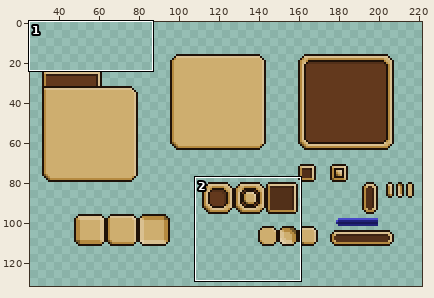
Edited in one commit: sprite sheet (Art/16x16 Pixel Art Roguelike (Forest) Pack/ui/UI-base.png). The first picture is a wide view before the edit; the outline marks the close-up.
Close-up. Before:
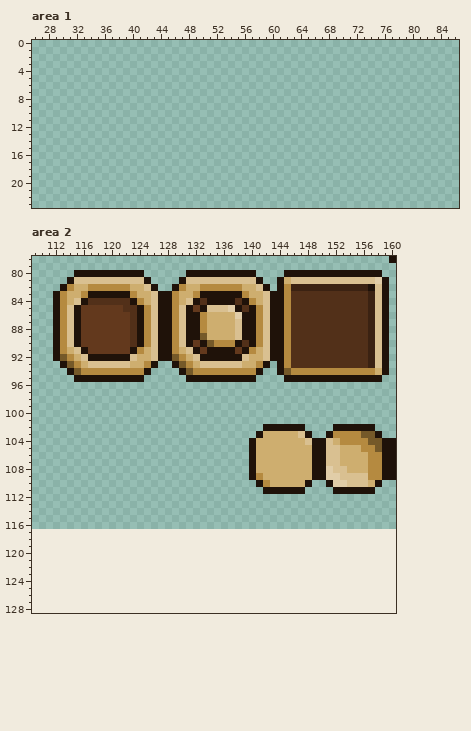
The file is 225x117 pixels. Colours within 5 levels of each other are drawn and written as one. Shown: area 1: x 26..86, y 0..23; area 2: x 109..160, y 78..128. The old version is drawn lined up with the new one, on the new canvas. The wide view leaves out empty margins. The commit also changed other parts of the picture, which this record leaves out.
After the commit:
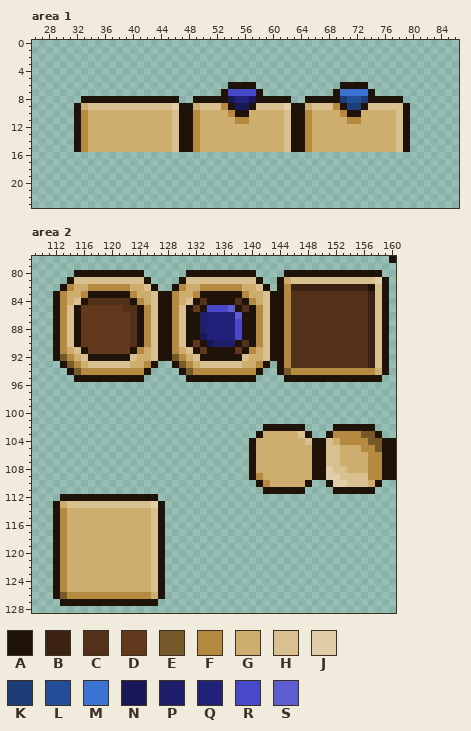
Palette (. is transparent): A #1f1209  B #3b2212  C #523019  D #63391d  E #755929  F #b58a40  G #ceae6f  H #d9c091  J #e1cda8  K #1c3d78  L #224e9a  M #3c73d3  N #181858  P #1e1e6b  Q #212179  R #4848cb  S #5d5dd0
The exact change:
canvas 225x117 -> 225x132
Area 1:
There is now colour A in row 6 at x 54 to 57 and 70 to 73; in row 7 at x 53, 58, 69 and 74; in row 8 at x 33 to 46, 49 to 53, 58 to 62, 65 to 69 and 74 to 78; in row 9 at x 32, 47 to 48, 54, 57, 63 to 64, 70, 73 and 79; in row 10 at x 32, 47 to 48, 55 to 56, 63 to 64, 71 to 72 and 79; in rows 11 to 15 at x 32, 47 to 48, 63 to 64 and 79.
There is now colour F in row 9 at x 53 and 69; in row 10 at x 33, 49, 54, 65 and 70; in row 11 at x 33, 49, 55 to 56, 65 and 71 to 72; in rows 12 to 15 at x 33, 49 and 65.
There is now colour G in row 9 at x 33, 49 and 65; in row 10 at x 34 to 45, 50 to 53, 57 to 61, 66 to 69 and 73 to 77; in row 11 at x 34 to 45, 50 to 54, 57 to 61, 66 to 70 and 73 to 77; in rows 12 to 15 at x 34 to 45, 50 to 61 and 66 to 77.
There is now colour H in row 9 at x 34 to 45, 50 to 52, 58 to 61, 66 to 68 and 74 to 78; in rows 10 to 15 at x 46, 62 and 78.
There is now colour J in row 9 at x 46 and 62.
There is now colour K in row 8 at x 70 and 73; in row 9 at x 71 to 72.
There is now colour L in row 8 at x 71 to 72.
There is now colour M in row 7 at x 70 to 73.
There is now colour N in row 8 at x 54 and 57; in row 9 at x 55 to 56.
There is now colour Q in row 8 at x 55 to 56.
There is now colour R in row 7 at x 54 to 57.
Area 2:
There is now colour A in row 112 at x 113 to 126; in rows 113 to 126 at x 112 and 127; in row 127 at x 113 to 126.
There is now colour E in row 126 at x 113.
There is now colour F in rows 114 to 125 at x 113; in row 126 at x 114 to 125.
There is now colour G in row 113 at x 113; in rows 114 to 125 at x 114 to 125; in row 126 at x 126.
There is now colour H in row 113 at x 114 to 125; in rows 114 to 125 at x 126.
There is now colour J in row 113 at x 126.
The edit turns colour E into colour N in row 89 at x 133; in row 90 at x 134.
The edit turns colour F into colour P in rows 86 to 88 at x 133; in row 90 at x 135 to 137.
The edit turns colour G into colour Q in rows 86 to 89 at x 134 to 137.
The edit turns colour H into colour R in row 85 at x 134 to 136; in rows 87 to 89 at x 138.
The edit turns colour J into colour S in row 85 at x 137; in row 86 at x 138.
Changed places in both close-ups, as pixel boxes (x1, y1, x2, y2):
added: (74, 82, 410, 152)
changed: (200, 305, 242, 347)
added: (53, 494, 165, 606)
